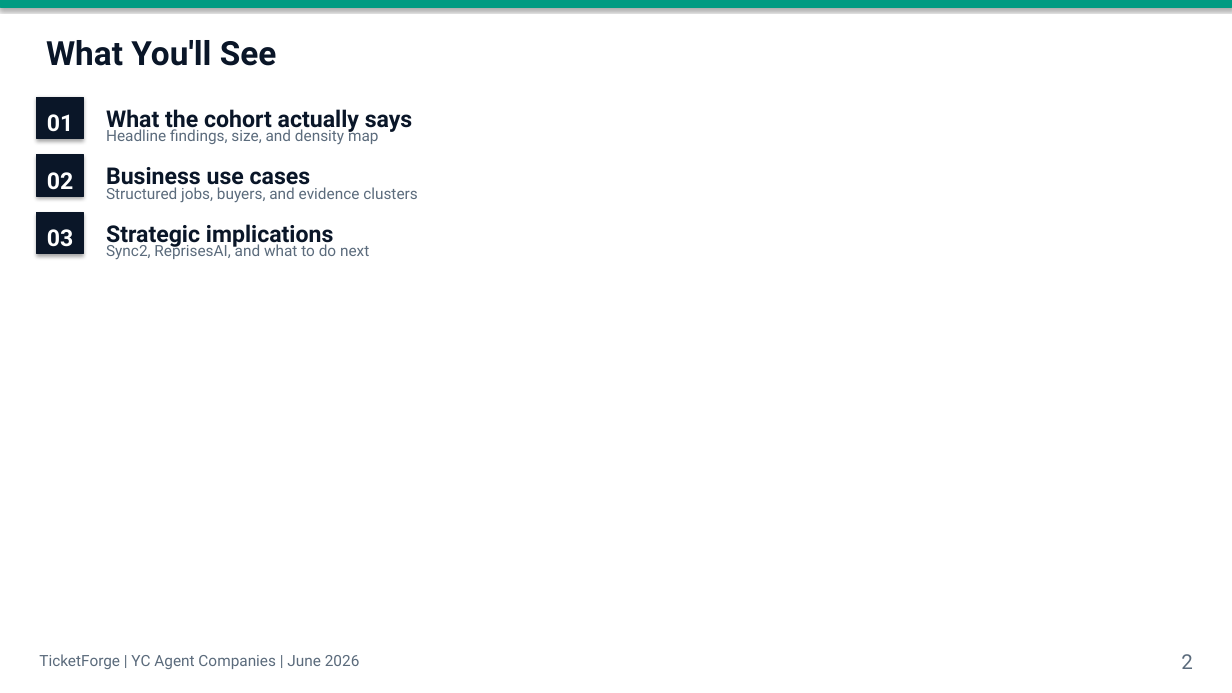
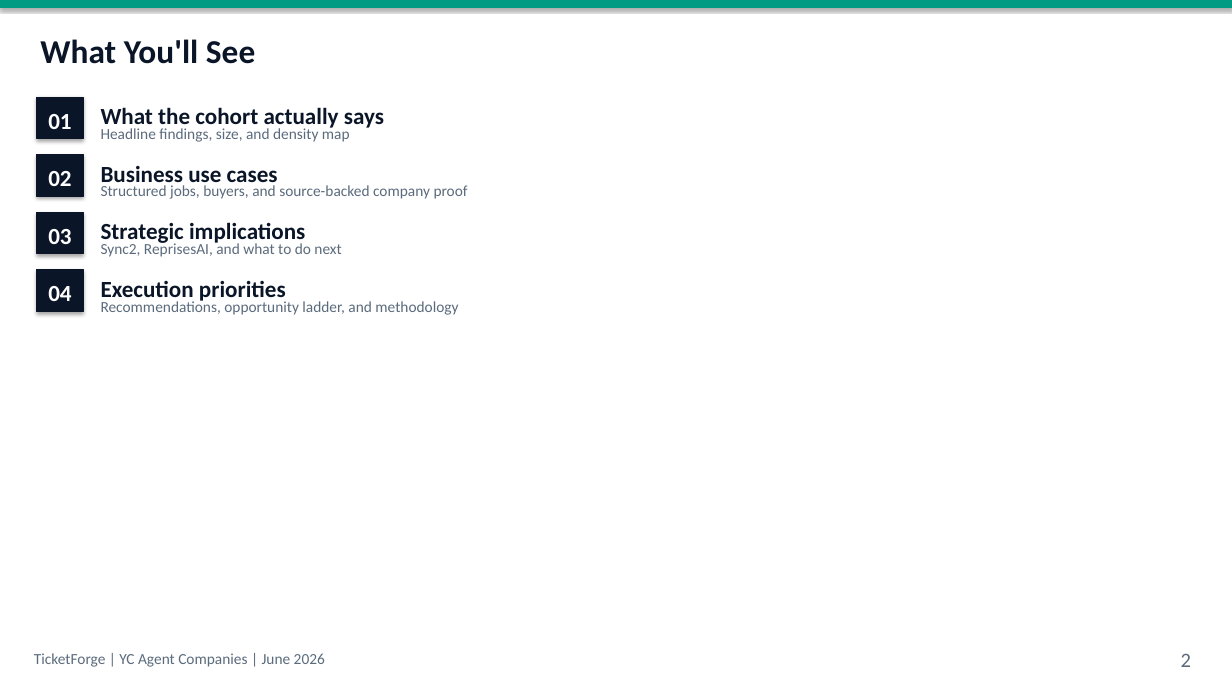
Before and after one commit to shekerkamma/ticketforge, a slide deck: slide 2 of docs/reports/yc-agent-companies-spring-2025-branded.pptx. Drawn at 1232x693 pixels with LibreOffice and Linux fonts; fonts in the diff are those of the drawing. Boxes give left, top, right and bottom in pixels: in the first picture for what was removed or moved away, otherwise in the second. Text is boxed around its words. In the diff, an @@ line names an element or a change of style, - is before the commit and + after.

Commit message:
Add structured research-to-deck chain contracts

```diff
--- a/docs/reports/yc-agent-companies-spring-2025-branded.pptx
+++ b/docs/reports/yc-agent-companies-spring-2025-branded.pptx
@@ text at box(101, 185, 468, 199): text changed; font Roboto to Calibri @@
-Structured jobs, buyers, and evidence clusters
+Structured jobs, buyers, and source-backed company proof
@@ rectangle added at box(37, 270, 83, 311), fill #0A1628, outline #0A1628 0.75 pt @@
@@ text added at box(48, 286, 71, 301), 18 pt, text #FFFFFF, bold @@
+04
@@ text added at box(101, 281, 286, 303), 18 pt, text #0A1628, bold @@
+Execution priorities
@@ text added at box(101, 298, 458, 315), 12 pt, text #5B6B7C @@
+Recommendations, opportunity ladder, and methodology
@@ font Roboto to Calibri in 11 elements at box(40, 39, 255, 64), box(48, 114, 71, 129), box(101, 107, 384, 131), box(101, 126, 350, 142), box(48, 171, 71, 186), box(101, 166, 278, 188), box(48, 229, 71, 244), box(101, 222, 305, 246), box(101, 241, 341, 257), box(34, 653, 325, 667), box(1181, 653, 1191, 667) @@
```
Also in this commit, not shown: 13 other slides changed, 16 slides added, 17 other files.
